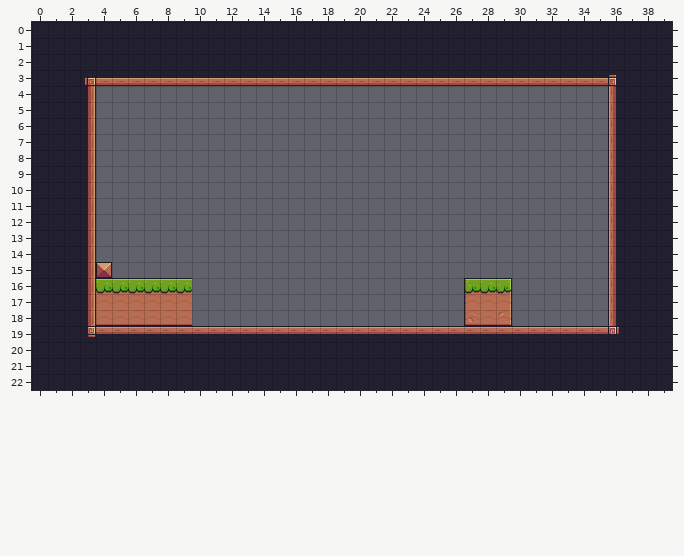
An edit to a level. Tiled map, pixel_adventure/assets/tiles/Level-01.tmx. Above, as it was before the edit.
Cells are 16x16 px. Shown: x 0..39, y 0..22.
After the commit:
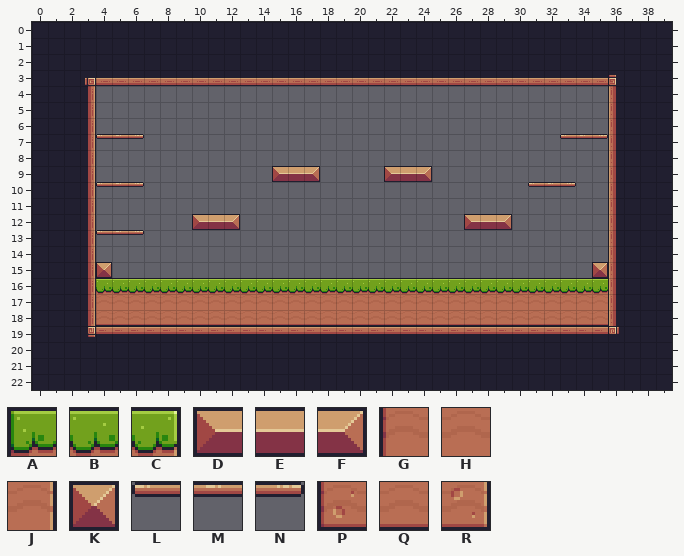
Key: from "Pixel Adventure": A 6, B 7, C 8, D 12, E 13, F 14, G 28, H 29, J 30, K 34, L 39, M 40, N 41, P 50, Q 51, R 52.
_ is an empty cell.
Difference:
Layer "Background":
The author changed tile A to tile B in row 16 at x 27.
The author changed tile C to tile B in row 16 at x 29.
Tile B now appears in row 16 at x 10 to 26 and 30 to 35.
Tile D now appears in row 9 at x 15 and 22; in row 12 at x 10 and 27.
Tile E now appears in row 9 at x 16 and 23; in row 12 at x 11 and 28.
Tile F now appears in row 9 at x 17 and 24; in row 12 at x 12 and 29.
The author changed tile G to tile H in row 17 at x 27.
The author changed tile J to tile H in row 17 at x 29.
Tile H now appears in row 17 at x 10 to 26 and 30 to 35.
Tile K now appears in row 15 at x 35.
Tile L now appears in row 7 at x 4 and 33; in row 10 at x 4 and 31; in row 13 at x 4.
Tile M now appears in row 7 at x 5 and 34; in row 10 at x 5 and 32; in row 13 at x 5.
Tile N now appears in row 7 at x 6 and 35; in row 10 at x 6 and 33; in row 13 at x 6.
The author changed tile P to tile Q in row 18 at x 27.
The author changed tile R to tile Q in row 18 at x 29.
Tile Q now appears in row 18 at x 10 to 26 and 30 to 35.
